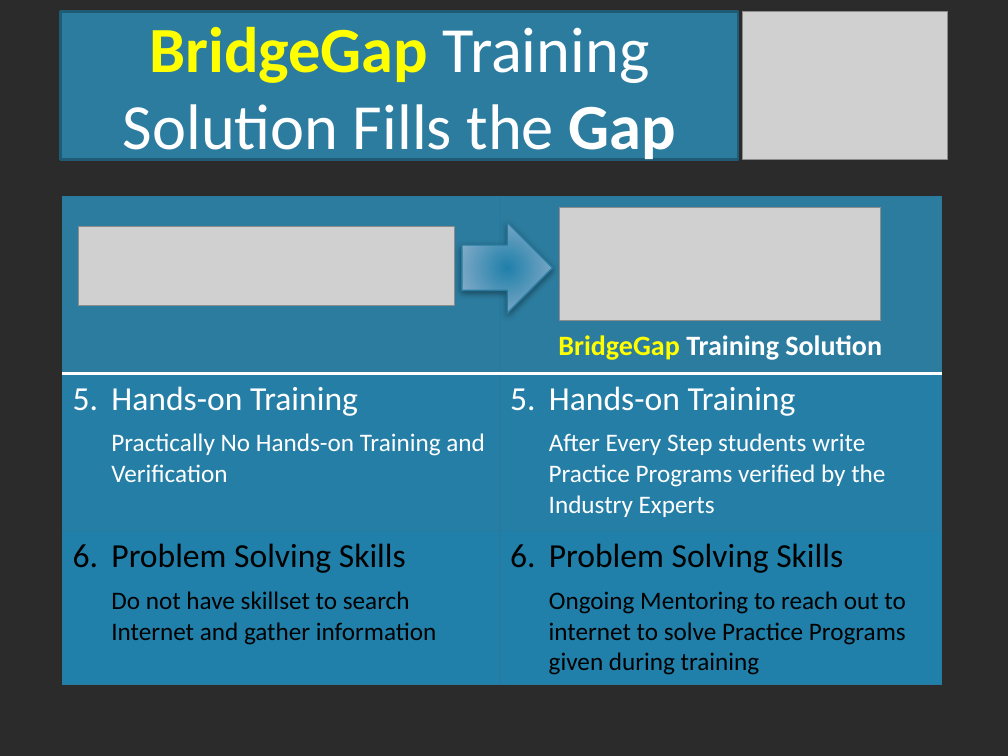
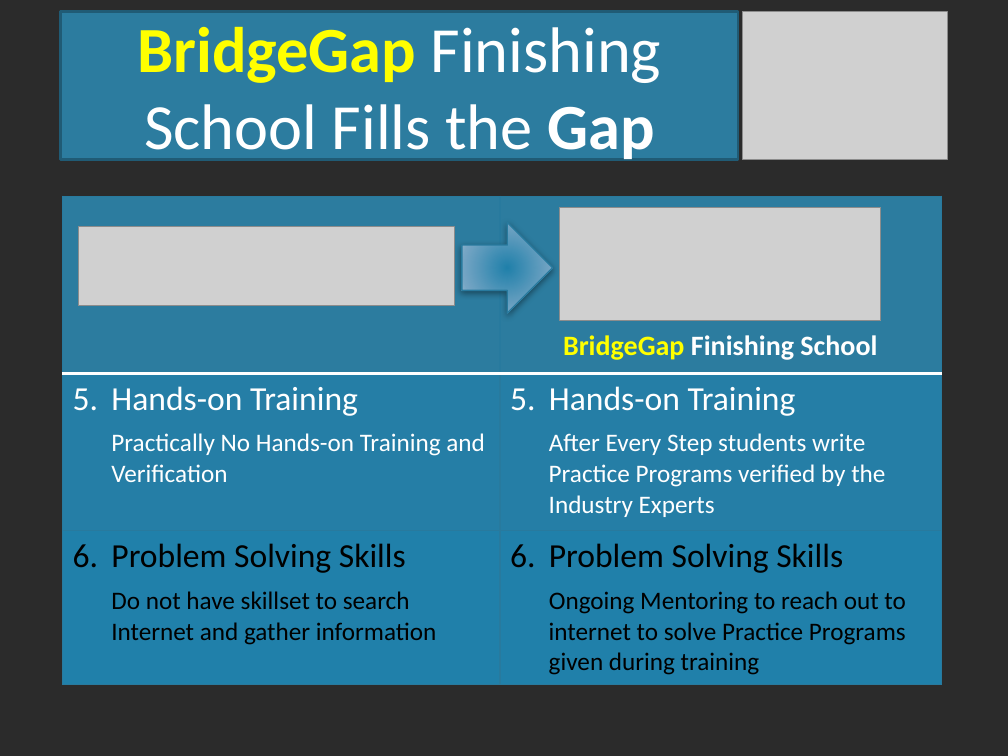
Before and after one commit to NarayanMahadevan/MakeTechEzResources, a slide deck: slide 14 of Documents/MakeTechEzTrainingProgramme.pptx. Drawn at 1008x756 pixels with LibreOffice and Linux fonts; fonts in the diff are those of the drawing; grey boxes stand for pictures; background and template pictures are left out; a plain dark background stands for a picture behind light text. Boxes give left, top, right and bottom in pixels: in the first picture for what was removed or moved away, otherwise in the second. Text is boxed around its words. In the diff, an @@ line names an element or a change of style, - is before the commit and + after.

Commit message:
Added BridgeGap Preso

```diff
--- a/Documents/MakeTechEzTrainingProgramme.pptx
+++ b/Documents/MakeTechEzTrainingProgramme.pptx
@@ text in rectangle at (x1=137, y1=27, x2=661, y2=166): text changed @@
-BridgeGap Training Solution Fills the Gap
+BridgeGap Finishing School Fills the Gap
@@ text at (x1=563, y1=335, x2=877, y2=360): text changed @@
-BridgeGap Training Solution
+BridgeGap Finishing School
```
Also in this commit, not shown: 13 other slides changed, 1 slide added, 8 other files.
